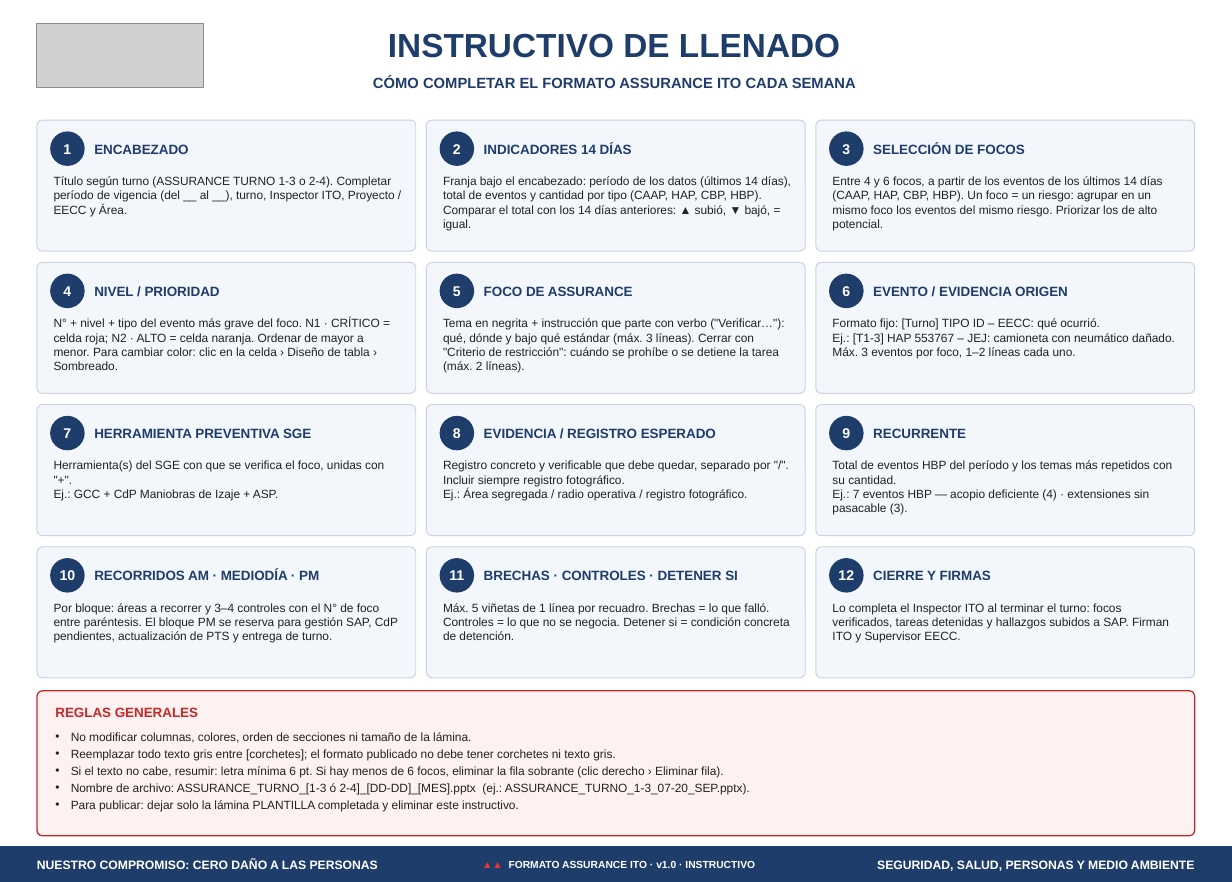
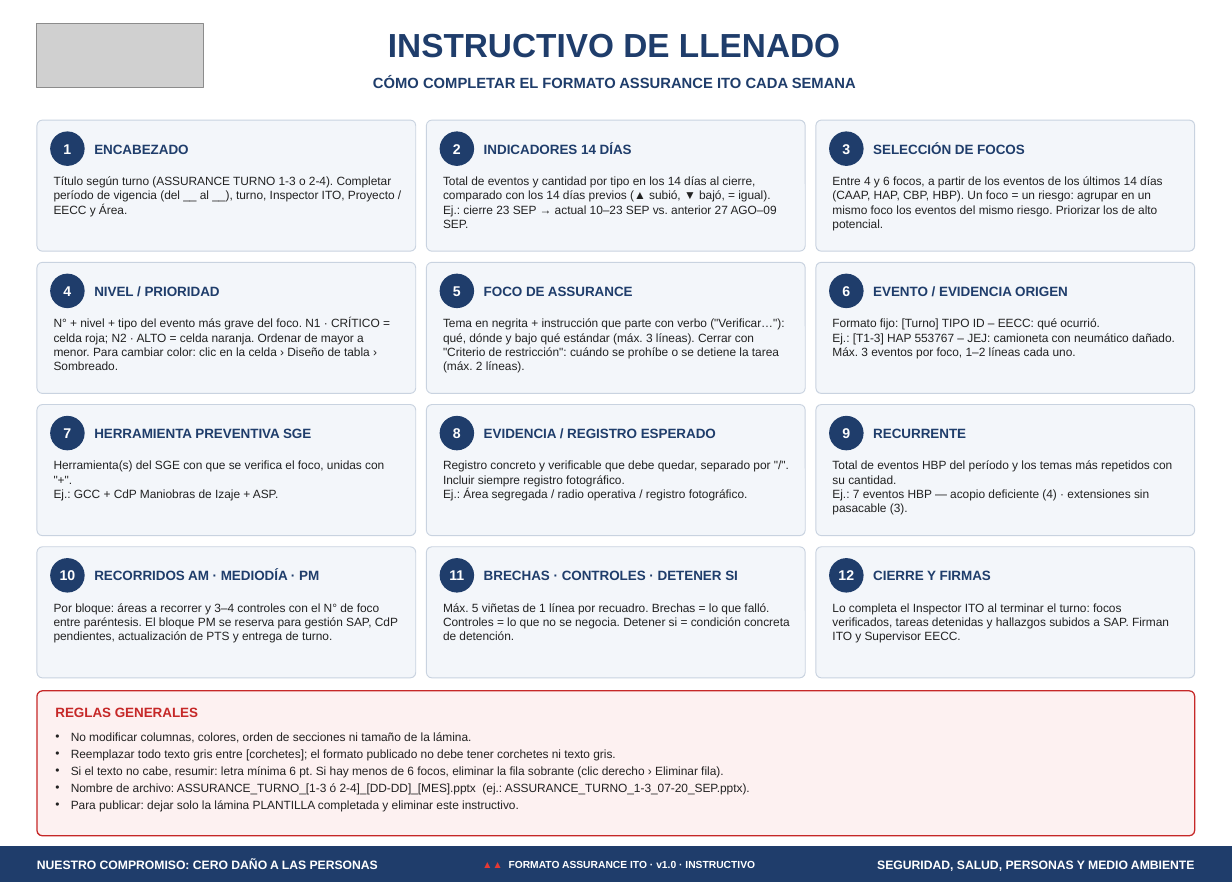
Before and after one commit to williams-maker/Antucoya, a slide deck: slide 2 of FORMATO_ASSURANCE_ITO_v1.0.pptx. Drawn at 1232x882 pixels with LibreOffice and Linux fonts; fonts in the diff are those of the drawing; grey boxes stand for pictures. Boxes give left, top, right and bottom in pixels: in the first picture for what was removed or moved away, otherwise in the second. Text is boxed around its words. In the diff, an @@ line names an element or a change of style, - is before the commit and + after.

```diff
--- a/FORMATO_ASSURANCE_ITO_v1.0.pptx
+++ b/FORMATO_ASSURANCE_ITO_v1.0.pptx
@@ text at (443, 176, 777, 228): text changed @@
-Franja bajo el encabezado: período de los datos (últimos 14 días), total de eventos y cantidad por tipo (CAAP, HAP, CBP, HBP). Comparar el total con los 14 días anteriores: ▲ subió, ▼ bajó, = igual.
+Total de eventos y cantidad por tipo en los 14 días al cierre, comparado con los 14 días previos (▲ subió, ▼ bajó, = igual).
+Ej.: cierre 23 SEP → actual 10–23 SEP vs. anterior 27 AGO–09 SEP.
```
